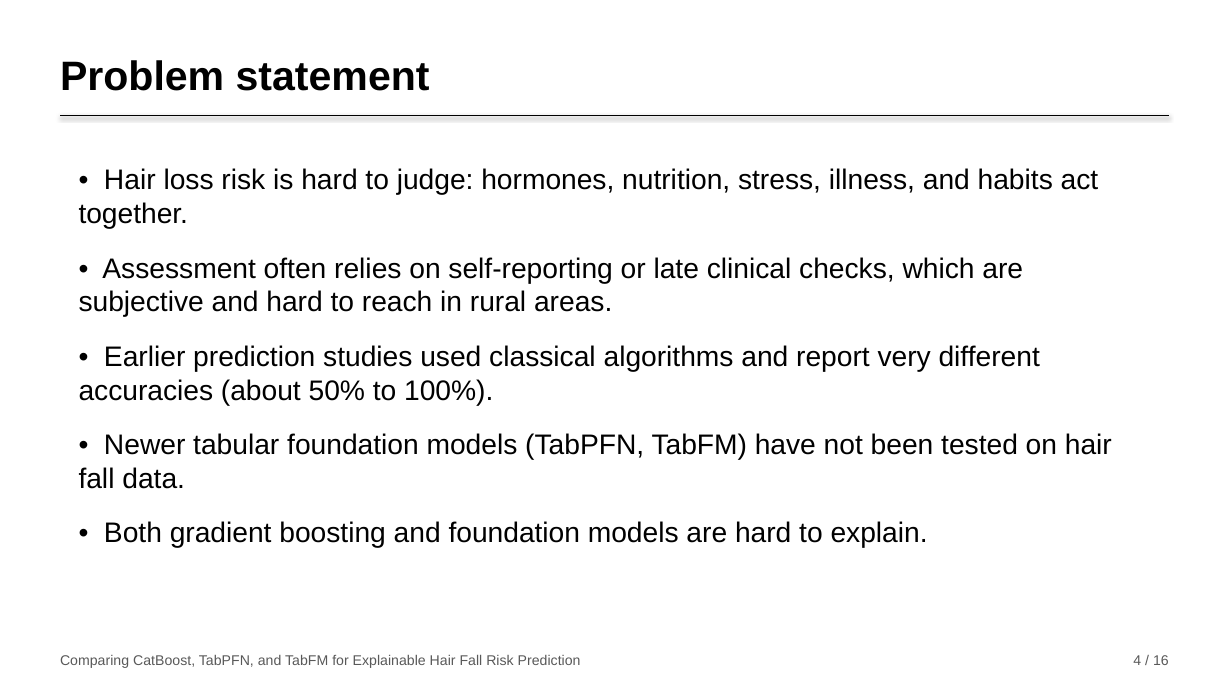
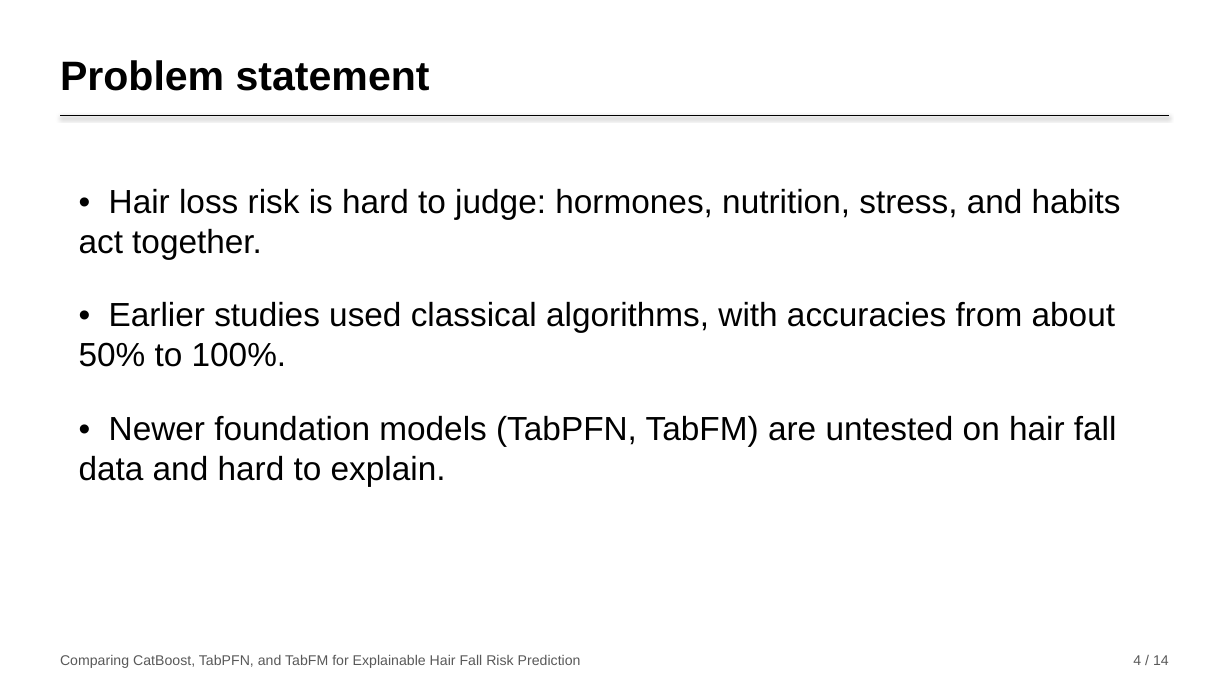
Before and after one commit to nirajanS1211/Hairfall-Thesis, a slide deck: slide 4 of Thesis_Final/Presentation/Hairfall_Presentation.pptx. Drawn at 1232x693 pixels with LibreOffice and Linux fonts; fonts in the diff are those of the drawing. Boxes give left, top, right and bottom in pixels: in the first picture for what was removed or moved away, otherwise in the second. Text is boxed around its words. In the diff, an @@ line names an element or a change of style, - is before the commit and + after.

```diff
--- a/Thesis_Final/Presentation/Hairfall_Presentation.pptx
+++ b/Thesis_Final/Presentation/Hairfall_Presentation.pptx
@@ text at bbox=[79, 188, 1121, 486]: text changed; size 22 to 26 pt @@
-• Hair loss risk is hard to judge: hormones, nutrition, stress, illness, and habits act together.
-• Assessment often relies on self-reporting or late clinical checks, which are subjective and hard to reach in rural areas.
-• Earlier prediction studies used classical algorithms and report very different accuracies (about 50% to 100%).
-• Newer tabular foundation models (TabPFN, TabFM) have not been tested on hair fall data.
-• Both gradient boosting and foundation models are hard to explain.
+• Hair loss risk is hard to judge: hormones, nutrition, stress, and habits act together.
+• Earlier studies used classical algorithms, with accuracies from about 50% to 100%.
+• Newer foundation models (TabPFN, TabFM) are untested on hair fall data and hard to explain.
@@ text at bbox=[1133, 655, 1169, 665]: text changed @@
-4 / 16
+4 / 14
```
Also in this commit, not shown: 12 other slides changed, 2 slides removed, 2 other files.
